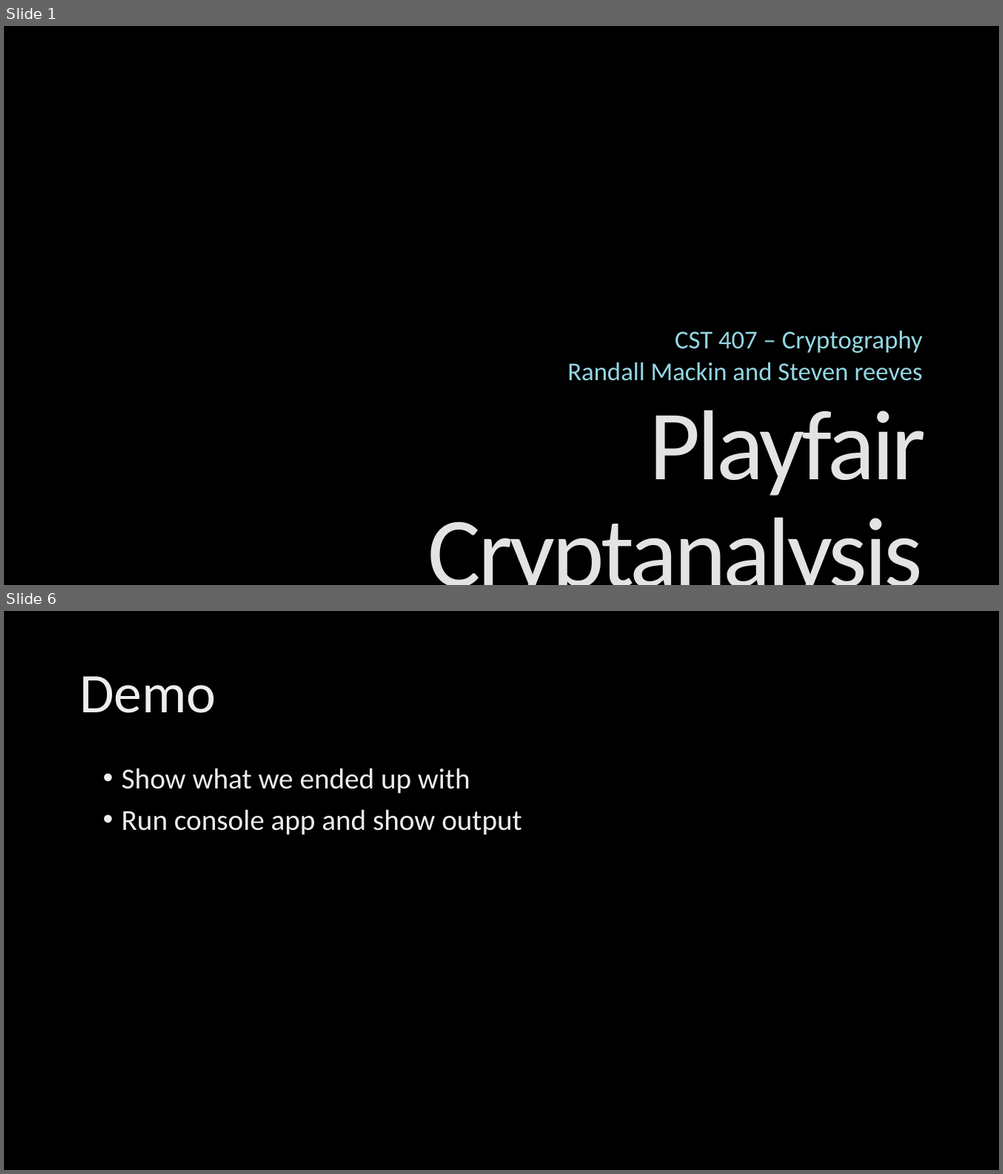
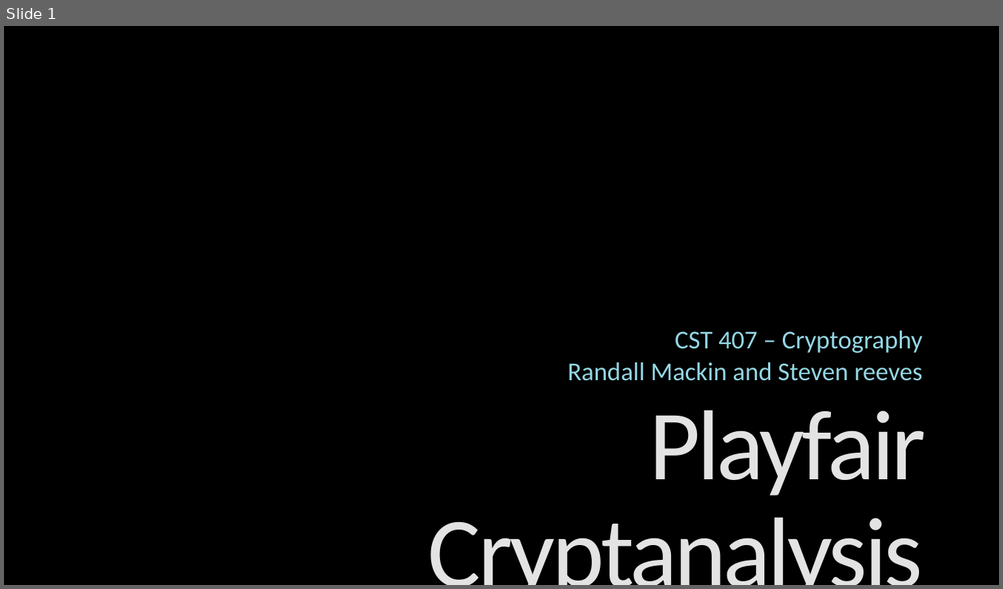
Before and after one commit to Steven-Reeves/Cryptography, a slide deck: Final_Presentation.pptx. Shown one above the other, each under a label of ours: slides 1 and 6 before the commit, slide 1 after it; the slides between them are not shown. The pictures are 1003x1174 and 1003x589 pixels, drawn with LibreOffice and Linux fonts; fonts in the diff are those of the drawing; background and template pictures are left out. Boxes give left, top, right and bottom in pixels: in the first picture for what was removed or moved away, otherwise in the second. Text is boxed around its words. In the diff, an @@ line names an element or a change of style, - is before the commit and + after.

```diff
--- a/Final_Presentation.pptx
+++ b/Final_Presentation.pptx
@@ slide 6 removed at (x1=4, y1=611, x2=999, y2=1170), background picture (left out) @@
@@ title removed at (x1=79, y1=676, x2=216, y2=713) @@
-Demo
@@ text removed at (x1=122, y1=768, x2=521, y2=835) @@
-• Show what we ended up with
-• Run console app and show output
```
Also in this commit, not shown: 4 slides changed, 5 slides added, 1 other slide removed.
